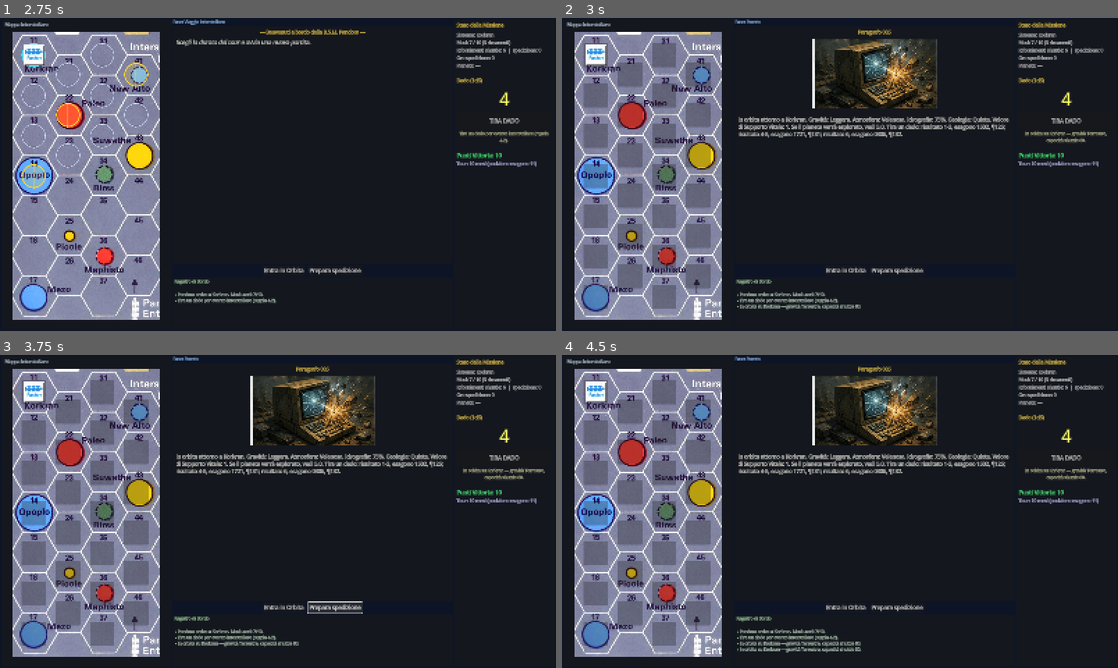
Above: before the commit, frames 1-4 (two rows, left to right).
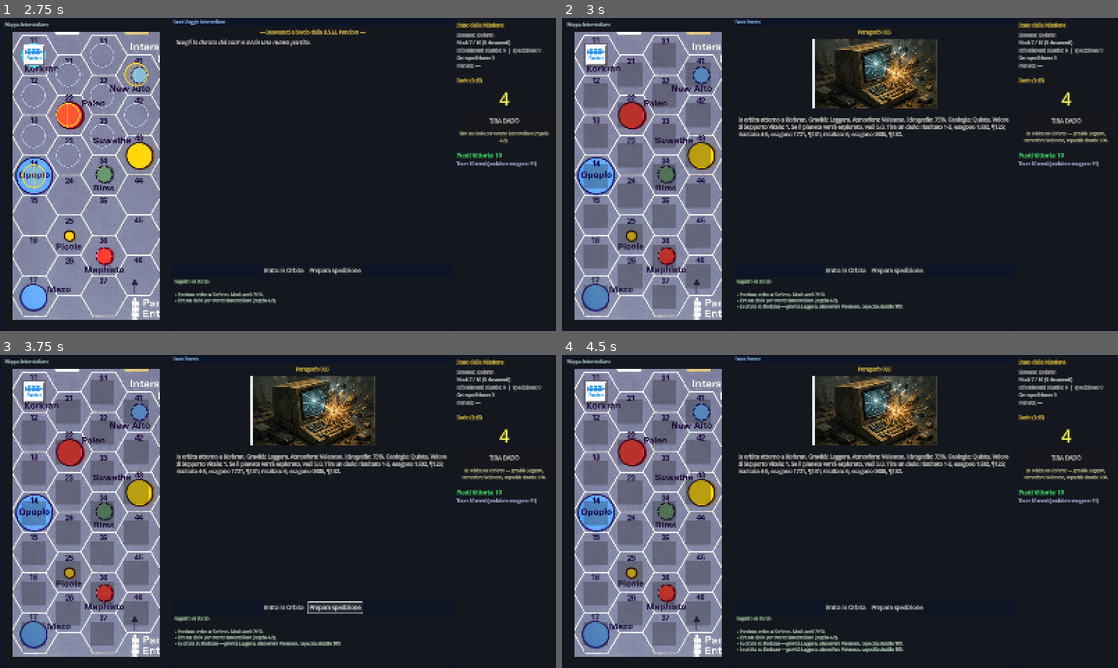
Above: after the commit, the same moments.

Repository: Tannoiser2/voyage-of-BSM-Pandora
Game: Godot game, scene res://scenes/Main.tscn
Two runs of this game, one before a commit and one after it. Both use one fixed random seed, a clock stepped at 60 frames per second and the inputs below.
Inputs (mouse positions are in pixels of both pictures, inside the frame that each line leads up to):
- Up to frame 1 (2.75 s): click "10 Mesi" at 0.5 s; click "TIRA DADO" at 1.25 s; click (33, 55) at 2 s
- Up to frame 2 (3 s): click "Entra in Orbita" at 2.75 s
- Up to frame 3 (3.75 s): click "Prepara spedizione" at 3.5 s
- Up to frame 4 (4.5 s): click "Entra in Orbita" at 4.25 s

Frame 1 is identical in both runs. In frame 2, 0.4% of the frame differs, in the area x 43-99%, y 36-94%; in frame 3, 0.4%; in frame 4, 0.5%, in the area x 43-99%, y 36-96%.

Commit message:
Attributi pianeta reali: gravità, atmosfera e atterraggio corretto
Collega le carte pianeta (gia presenti nei dati) alla preparazione e allo sbarco:

- la gravita reale del pianeta determina la capacita dello shuttle (Carta 5.8),
  al posto del valore deterministico provvisorio
- il pannello di preparazione mostra gravita, atmosfera, idrografia e la nota
  sull'equipaggiamento richiesto (enviorig per atmosfera velenosa/assente,
  armorig per corrosiva, respiratore per rarefatta) — regola 5.2
- l'esagono di atterraggio della carta pianeta (es. 1502) seleziona ora
  l'environ corretto e la casella d'atterraggio corretta, invece di un
  environ casuale con atterraggio al centro
- nuovi helper in GameData per leggere gli attributi del pianeta e mappare un
  esagono globale all'environ/esagono locale

Diff:
--- a/godot/data/units.json
+++ b/godot/data/units.json
@@ -8,13 +8,33 @@
     "MntO": {"name": "Uff. Manutenzione",     "capture": 3, "kill": 2, "weight": 6, "port": 6, "speed": 9, "img": "Char_MntO"},
     "WO":   {"name": "Uff. Armi",             "capture": 4, "kill": 3, "weight": 7, "port": 7, "speed": 8, "img": "Char_WO"}
   },
-  "gravities": ["Quasi assente", "Leggera", "Terrestre", "Pesante", "Opprimente"],
   "shuttle_capacity": {
-    "Quasi assente": 120,
-    "Leggera": 100,
-    "Terrestre": 80,
-    "Pesante": 60,
-    "Opprimente": 30
+    "Near weightless": 120,
+    "Light": 100,
+    "Earth like": 80,
+    "Heavy": 60,
+    "Oppressive": 30
+  },
+  "gravity_it": {
+    "Near weightless": "Quasi assente",
+    "Light": "Leggera",
+    "Earth like": "Terrestre",
+    "Heavy": "Pesante",
+    "Oppressive": "Opprimente"
+  },
+  "atmosphere_it": {
+    "Normal": "Normale",
+    "Thin": "Rarefatta",
+    "Poison": "Velenosa",
+    "Corrosive": "Corrosiva",
+    "None": "Assente"
+  },
+  "atmosphere_note": {
+    "Normal": "",
+    "Thin": "Atmosfera rarefatta: i personaggi indossano un respiratore (Porto -1).",
+    "Poison": "Atmosfera velenosa: ogni personaggio deve indossare un enviorig.",
+    "Corrosive": "Atmosfera corrosiva: ogni personaggio deve indossare un armorig.",
+    "None": "Nessuna atmosfera: ogni personaggio deve indossare un enviorig."
   },
   "max_supply": 20
 }
--- a/godot/scripts/GameData.gd
+++ b/godot/scripts/GameData.gd
@@ -29,11 +29,37 @@
 func shuttle_capacity_for(gravity: String) -> int:
 	return int(units.get("shuttle_capacity", {}).get(gravity, 80))
 
+func gravity_it(gravity: String) -> String:
+	return units.get("gravity_it", {}).get(gravity, gravity)
+
+func atmosphere_it(atmosphere: String) -> String:
+	return units.get("atmosphere_it", {}).get(atmosphere, atmosphere)
+
+func atmosphere_note(atmosphere: String) -> String:
+	return units.get("atmosphere_note", {}).get(atmosphere, "")
+
 func gravity_list() -> Array:
-	return units.get("gravities", ["Terrestre"])
+	return units.get("gravity_it", {}).keys()
 
 func max_supply() -> int:
 	return int(units.get("max_supply", 20))
+
+# Attributi del pianeta in orbita (gravità, atmosfera, idro, geologia, lsv, atterraggi)
+func get_planet_attributes(system: String, tour_length: int) -> Dictionary:
+	var sys := get_star_system_data(system)
+	var para_str: String = sys.get("planet_para", {}).get(str(tour_length), "")
+	if para_str.is_empty():
+		return {}
+	return get_paragraph(para_str.to_int()).get("planet", {})
+
+# Mappa un esagono globale (es. "1502") all'environ e all'esagono locale che lo contengono.
+func find_environ_hex(real_id: String) -> Dictionary:
+	for env_id in environ_maps:
+		var hexes: Dictionary = environ_maps[env_id].get("hexes", {})
+		for local_id in hexes:
+			if hexes[local_id].get("real", "") == real_id:
+				return {"env": int(env_id), "local": int(local_id)}
+	return {}
 
 # Dati della mappa di un environ (1..8): immagine reale + geometria esagoni
 func get_environ(env_id: int) -> Dictionary:
--- a/godot/scripts/GameScreen.gd
+++ b/godot/scripts/GameScreen.gd
@@ -700,6 +700,8 @@
 	info.name = "PrepInfo"
 	info.add_theme_font_size_override("font_size", 12)
 	info.add_theme_color_override("font_color", Color(0.7, 0.85, 1.0))
+	info.autowrap_mode = TextServer.AUTOWRAP_WORD_SMART
+	info.custom_minimum_size = Vector2(520, 0)
 	vbox.add_child(info)
 
 	var hdr := Label.new()
@@ -773,8 +775,15 @@
 	_prep_updating = true
 	var info := find_child("PrepInfo", true, false) as Label
 	if info:
-		info.text = "Pianeta %s · Gravità %s · Capacità shuttle %d" % [
-			GameState.current_system, GameState.planet_gravity, GameState.shuttle_capacity]
+		var atmo: String = GameState.planet_attrs.get("atmosphere", "Normal")
+		var hydro: int = int(GameState.planet_attrs.get("hydro", 0))
+		var txt := "Pianeta %s · Gravità %s · Atmosfera %s · Idro %d%% · Capacità shuttle %d" % [
+			GameState.current_system, GameData.gravity_it(GameState.planet_gravity),
+			GameData.atmosphere_it(atmo), hydro, GameState.shuttle_capacity]
+		var note := GameData.atmosphere_note(atmo)
+		if note != "":
+			txt += "\n⚠ " + note
+		info.text = txt
 	for k in GameData.get_character_keys():
 		var chk := find_child("PrepChk_%s" % k, true, false) as CheckBox
 		if not chk:
--- a/godot/scripts/GameState.gd
+++ b/godot/scripts/GameState.gd
@@ -55,7 +55,8 @@
 var log_entries: Array = []
 
 # Preparazione della spedizione (regola 5.0)
-var planet_gravity: String = "Terrestre"   # gravità del pianeta in orbita
+var planet_attrs: Dictionary = {}          # attributi reali del pianeta in orbita
+var planet_gravity: String = "Earth like"  # gravità del pianeta in orbita
 var shuttle_capacity: int = 80             # capacità di porto dello shuttle (Carta 5.8)
 var expedition_units: Array = []           # chiavi dei personaggi scelti per la spedizione
 var planned_supply: int = 6                # Punti Rifornimento da caricare (0-20, regola 5.3)
@@ -94,7 +95,8 @@
 	log_entries = []
 	expedition_units = []
 	planned_supply = 6
-	planet_gravity = "Terrestre"
+	planet_attrs = {}
+	planet_gravity = "Earth like"
 	shuttle_capacity = 80
 
 	# Set initial VP based on tour length (from rules)
@@ -187,10 +189,12 @@
 	var planet_info: Dictionary = para_data.get("planet", {})
 	var landings: Array = planet_info.get("landing", [])
 	var landing_para := 114  # default
+	var landing_real := ""   # esagono di atterraggio globale (es. "1502")
 	for entry in landings:
 		var dice_range: Array = entry.get("die", [])
 		if die_result in dice_range:
 			landing_para = entry.get("para", "114").to_int()
+			landing_real = entry.get("hex", "")
 			break
 
 	current_planet = current_system
@@ -198,7 +202,7 @@
 	expedition_supply = shuttle_supply  # bring supplies from shuttle
 	shuttle_supply = 0
 	reset_expedition_state()
-	generate_environ(landing_para)
+	generate_environ_at(landing_real)
 
 	add_log("Atterraggio su %s. Dado: %d → Paragrafo %03d" % [current_system, die_result, landing_para])
 	set_phase(Phase.EXPEDITION)
@@ -206,21 +210,17 @@
 
 # --- Preparazione della spedizione (regola 5.0) ------------------------------
 
-# Chiamata all'ingresso in orbita: determina gravità, capacità e squadra iniziale.
+# Chiamata all'ingresso in orbita: legge gli attributi reali del pianeta,
+# imposta gravità, capacità dello shuttle e squadra iniziale.
 func setup_orbit_planet() -> void:
-	planet_gravity = _gravity_for_system(current_system)
+	planet_attrs = GameData.get_planet_attributes(current_system, tour_length)
+	planet_gravity = planet_attrs.get("gravity", "Earth like")
 	shuttle_capacity = GameData.shuttle_capacity_for(planet_gravity)
 	expedition_units = default_team()
 	planned_supply = clampi(6, 0, max_planned_supply())
-	add_log("In orbita su %s — gravità %s, capacità shuttle %d." % [current_system, planet_gravity, shuttle_capacity])
-
-func _gravity_for_system(sys: String) -> String:
-	var g: Array = GameData.gravity_list()
-	if g.is_empty():
-		return "Terrestre"
-	if sys != "" and sys != "Sol":
-		return g[abs(sys.hash()) % g.size()]
-	return "Terrestre"
+	add_log("In orbita su %s — gravità %s, atmosfera %s, capacità shuttle %d." % [
+		current_system, GameData.gravity_it(planet_gravity),
+		GameData.atmosphere_it(planet_attrs.get("atmosphere", "Normal")), shuttle_capacity])
 
 # Squadra di default: tutti i personaggi vivi che rientrano nella capacità.
 func default_team() -> Array:
@@ -369,15 +369,19 @@
 			result.append(environ_hex_id(c[0], c[1]))
 	return result
 
-func generate_environ(_landing: int) -> void:
+# Genera l'environ a partire dall'esagono di atterraggio reale della carta pianeta
+# (es. "1502"), scegliendo l'environ corretto e l'esagono d'atterraggio corretto.
+func generate_environ_at(landing_real: String) -> void:
 	environ_grid = {}
-	# Sceglie uno degli 8 environ reali. Deterministico per sistema stellare,
-	# così lo stesso pianeta mostra sempre la stessa superficie.
-	current_environ_id = _pick_environ_id()
+	var place := GameData.find_environ_hex(landing_real) if landing_real != "" else {}
+	if place.is_empty():
+		# Fallback: environ deterministico per sistema, atterraggio al centro.
+		current_environ_id = _pick_environ_id()
+	else:
+		current_environ_id = place.get("env", 0)
 	var env: Dictionary = GameData.get_environ(current_environ_id)
 	var hexes: Dictionary = env.get("hexes", {})
 	if hexes.is_empty():
-		# Fallback: griglia generata se i dati non sono disponibili
 		_generate_environ_fallback()
 		return
 	for key in hexes:
@@ -390,12 +394,17 @@
 			"x": h.get("x", 0.0),
 			"y": h.get("y", 0.0),
 		}
-	# Esagono di atterraggio: il più vicino al centro della griglia, già esplorato.
-	landing_hex = _central_environ_hex()
-	if environ_grid.has(landing_hex):
-		environ_grid[landing_hex]["explored"] = true
+	# Esagono di atterraggio: quello indicato dalla carta, o il più vicino al centro.
+	landing_hex = place.get("local", _central_environ_hex()) if not place.is_empty() else _central_environ_hex()
+	if not environ_grid.has(landing_hex):
+		landing_hex = _central_environ_hex()
+	environ_grid[landing_hex]["explored"] = true
 	expedition_pos = landing_hex
 	environ_changed.emit()
+
+# Versione legacy (atterraggio al centro) mantenuta per compatibilità.
+func generate_environ(_landing: int) -> void:
+	generate_environ_at("")
 
 func _pick_environ_id() -> int:
 	var n := GameData.environ_count()
